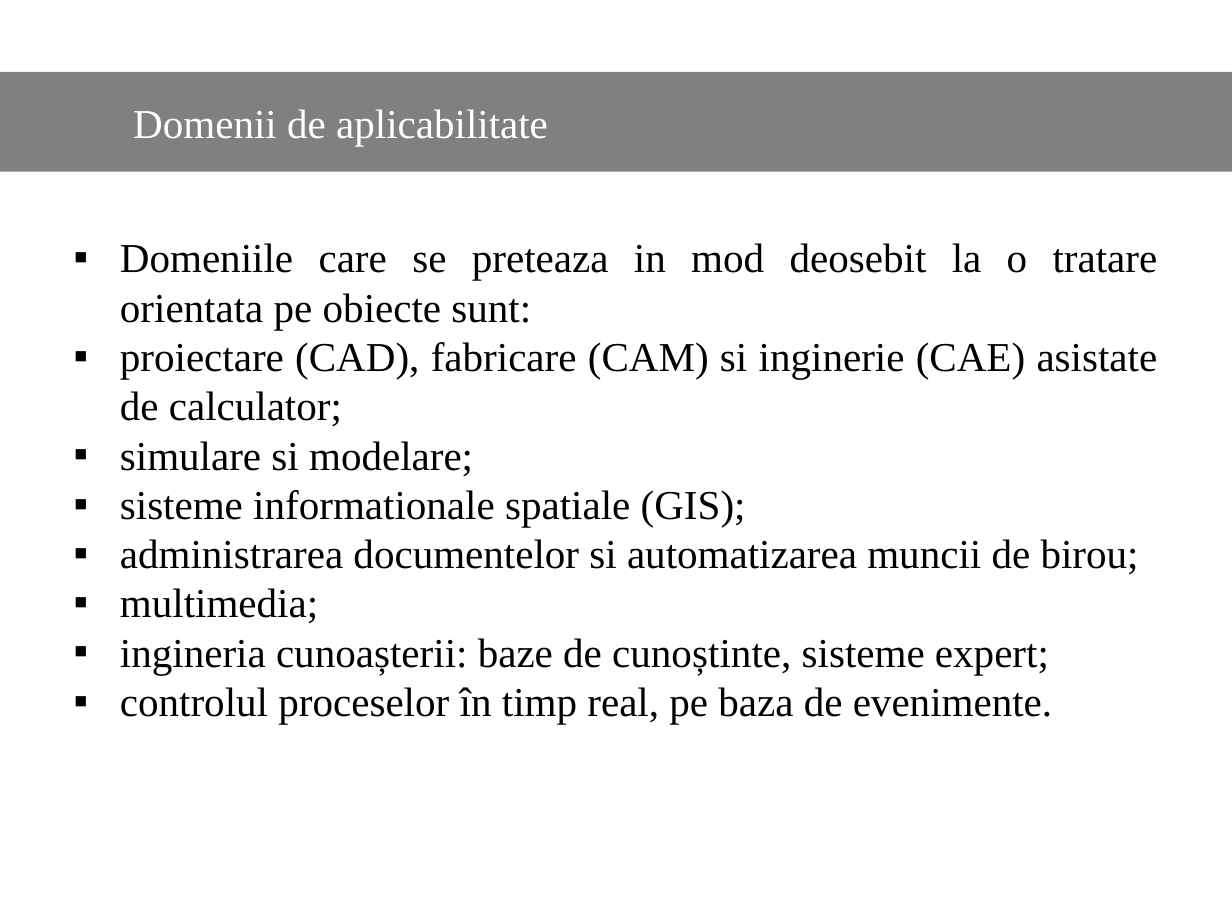
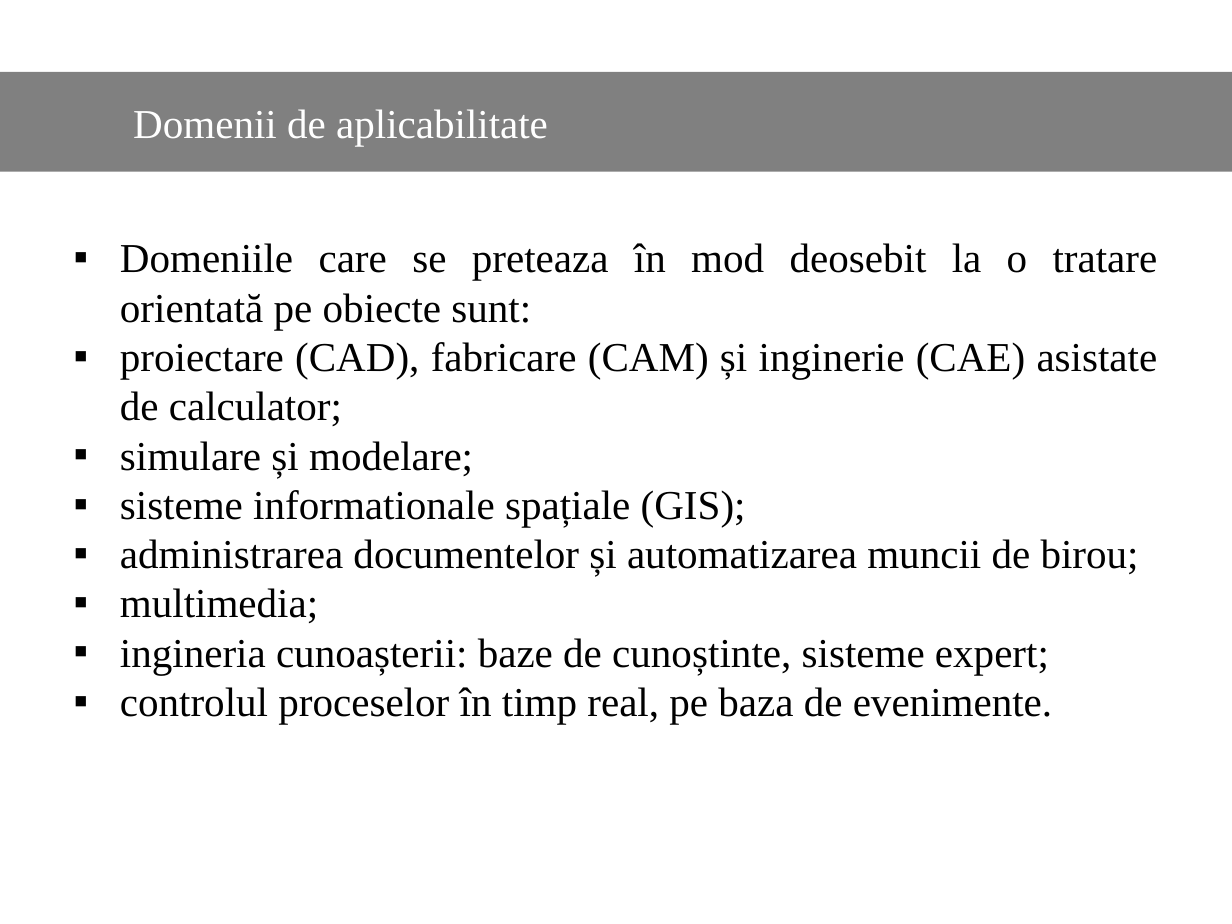
Before and after one commit to Dani25/BDOO, a slide deck: slide 5 of bdoo.pptx. Drawn at 1232x924 pixels with LibreOffice and Linux fonts; fonts in the diff are those of the drawing. Boxes give left, top, right and bottom in pixels: in the first picture for what was removed or moved away, otherwise in the second. Text is boxed around its words. In the diff, an @@ line names an element or a change of style, - is before the commit and + after.

```diff
--- a/bdoo.pptx
+++ b/bdoo.pptx
@@ text at (120, 243, 1158, 576): text changed @@
-▪ Domeniile care se preteaza in mod deosebit la o tratare orientata pe obiecte sunt:
-▪ proiectare (CAD), fabricare (CAM) si inginerie (CAE) asistate de calculator;
-▪ simulare si modelare;
-▪ sisteme informationale spatiale (GIS);
-▪ administrarea documentelor si automatizarea muncii de birou;
+▪ Domeniile care se preteaza în mod deosebit la o tratare orientată pe obiecte sunt:
+▪ proiectare (CAD), fabricare (CAM) și inginerie (CAE) asistate de calculator;
+▪ simulare și modelare;
+▪ sisteme informationale spațiale (GIS);
+▪ administrarea documentelor și automatizarea muncii de birou;
```
Also in this commit, not shown: 8 other slides changed.
